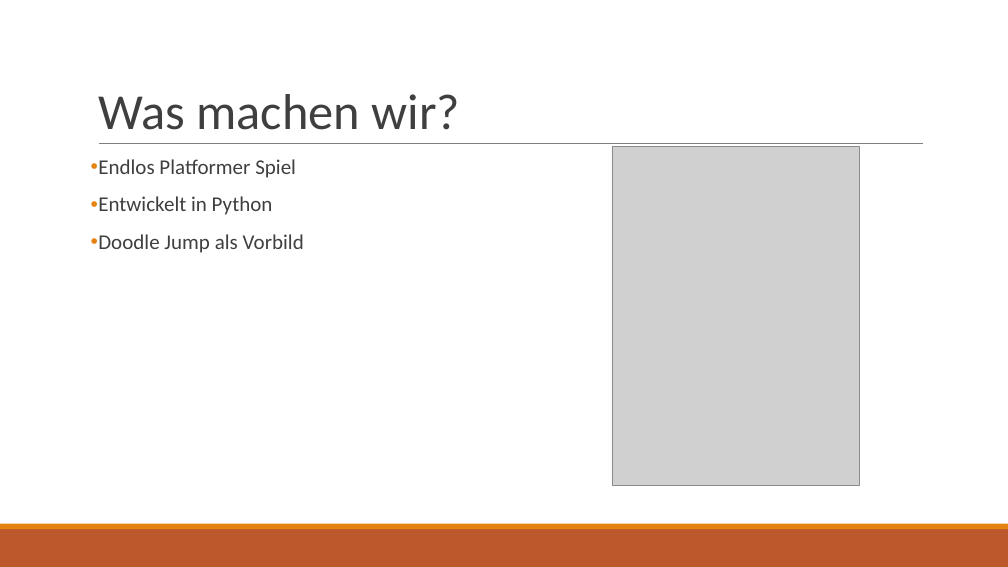
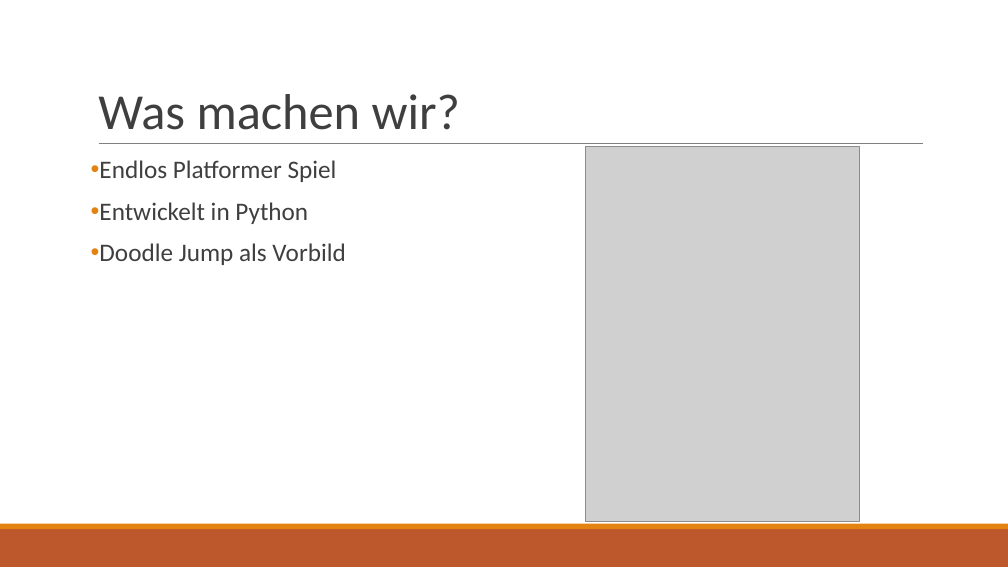
Before and after one commit to raphael-s/M306, a slide deck: slide 4 of docs/Projektpräsentation.pptx. Drawn at 1008x567 pixels with LibreOffice and Linux fonts; fonts in the diff are those of the drawing; grey boxes stand for pictures. Boxes give left, top, right and bottom in pixels: in the first picture for what was removed or moved away, otherwise in the second. Text is boxed around its words. In the diff, an @@ line names an element or a change of style, - is before the commit and + after.

```diff
--- a/docs/Projektpräsentation.pptx
+++ b/docs/Projektpräsentation.pptx
@@ picture: place and size @@
-picture at [613,147,860,485]
+picture at [585,147,859,522]
@@ text "Endlos Platformer Spiel" at [99,160,345,265]: size 20 to 24 pt; indent changed @@
```
Also in this commit, not shown: 8 other slides changed.
